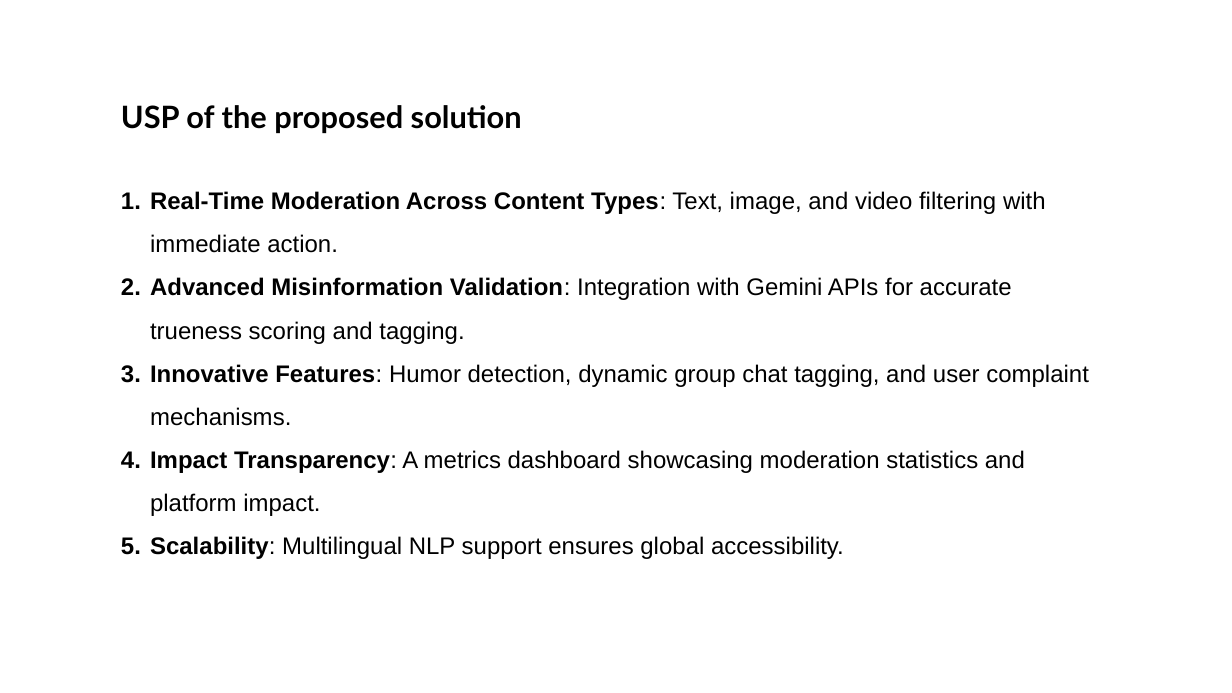
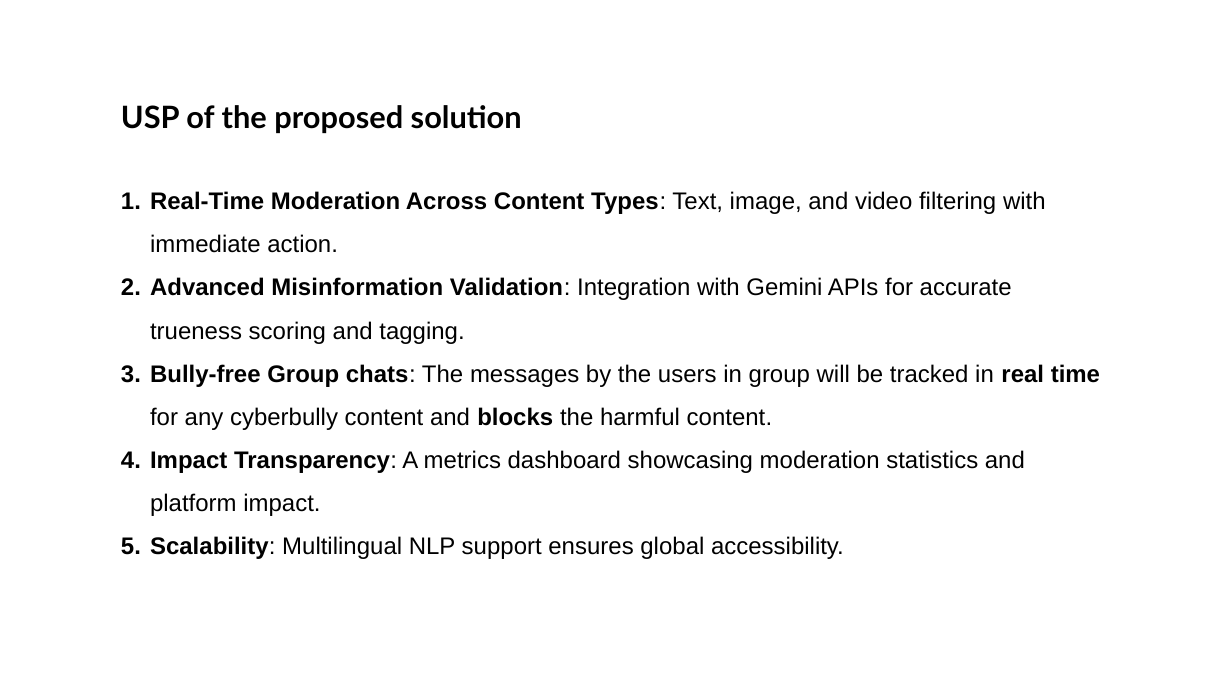
Before and after one commit to ramsai-kolli/safe-cyber, a slide deck: slide 6 of basic info/The OG Coders .pptx. Drawn at 1232x693 pixels with LibreOffice and Linux fonts; fonts in the diff are those of the drawing; background and template pictures are left out. Boxes give left, top, right and bottom in pixels: in the first picture for what was removed or moved away, otherwise in the second. Text is boxed around its words. In the diff, an @@ line names an element or a change of style, - is before the commit and + after.

```diff
--- a/basic info/The OG Coders .pptx
+++ b/basic info/The OG Coders .pptx
@@ text at [150,364,1100,430]: text changed @@
-3. Innovative Features: Humor detection, dynamic group chat tagging, and user complaint mechanisms.
+3. Bully-free Group chats: The messages by the users in group will be tracked in real time for any cyberbully content and blocks the harmful content.
```
Also in this commit, not shown: 8 other slides changed, 1 slide added.
